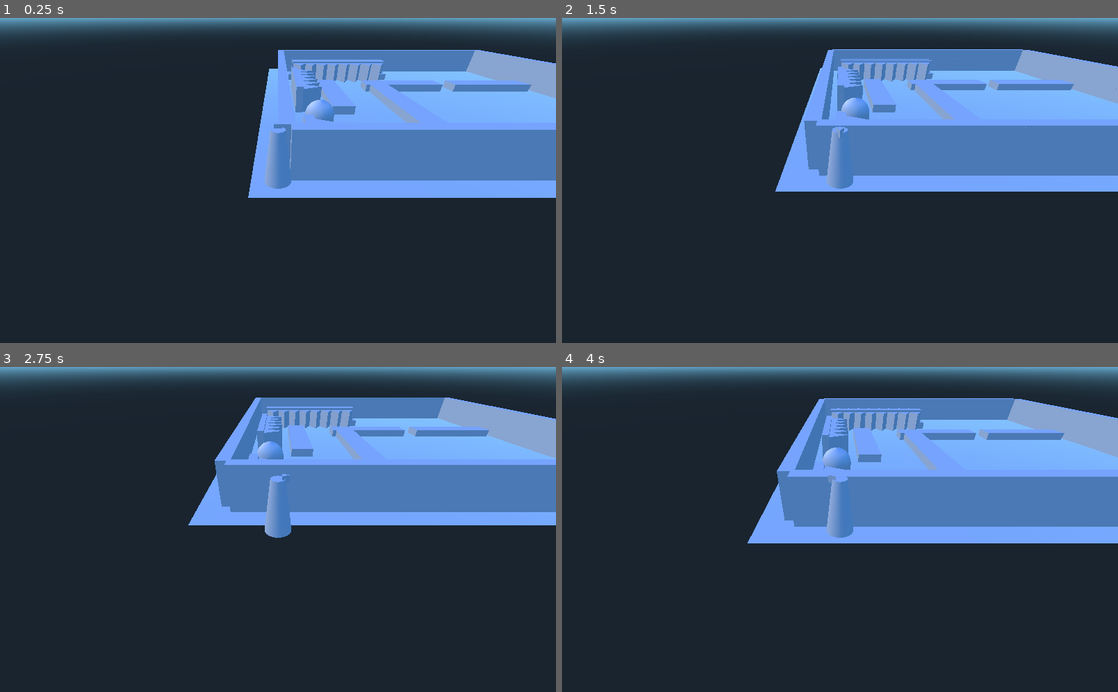
Above: before the commit, frames 1-4 (two rows, left to right).
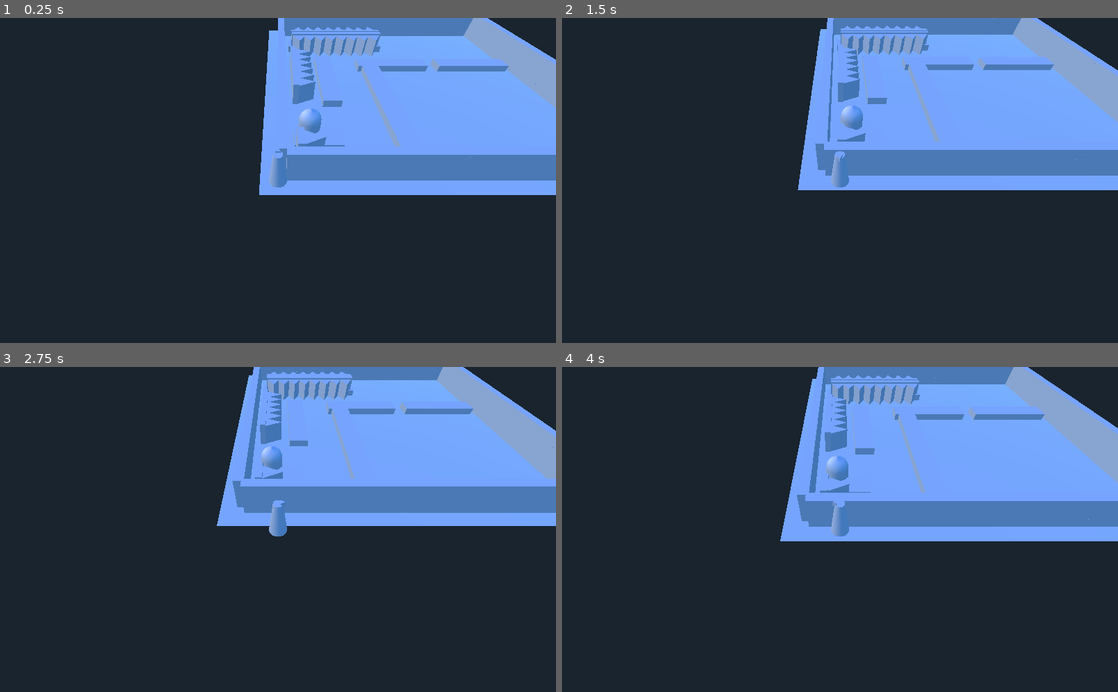
Above: after the commit, the same moments.

Repository: DevinPentecost/ld42
Game: Godot game, scene res://test_scenes/caleb_test.tscn
Same seed, same stepped clock (60 frames per second), same inputs: the game is played once before the commit and once after it. The project has no main scene, so this scene is started directly.
Inputs (mouse positions are in pixels of both pictures, inside the frame that each line leads up to):
- Up to frame 1 (0.25 s): no input
- Up to frame 2 (1.5 s): tap Enter at 0.5 s; move the mouse to (962, 164) at 0.52 s; hold D (player_move_right) 0.53-1.28 s; tap Space (player_action) at 0.6, 1.35 s; click (962, 164) at 0.67 s; move the mouse to (728, 196) at 1.27 s; hold S (player_move_down) from 1.28 s (still down)
- Up to frame 3 (2.75 s): move the mouse to (333, 458) at 2.02 s; release S (player_move_down) at 2.03 s; hold D (player_move_right) from 2.03 s (still down); tap Space (player_action) at 2.1 s
- Up to frame 4 (4 s): move the mouse to (812, 594) at 2.77 s; release D (player_move_right) at 2.78 s; hold W (player_move_up) 2.78-3.53 s; tap Space (player_action) at 2.85, 3.6 s; click (812, 594) at 2.92 s; move the mouse to (1006, 578) at 3.52 s; hold A (player_move_left) from 3.53 s (still down)

The runs differ from the first frame. In frame 1, 16% of the frame differs, in the area x 0-100%, y 0-56%; in frame 2, 17%; in frame 3, 17%; in frame 4, 18%, in the area x 0-100%, y 0-55%.

Commit message:
Updated camera position a bit

Diff:
--- a/project/objects/game/Camera.tscn
+++ b/project/objects/game/Camera.tscn
@@ -2,9 +2,9 @@
 
 [ext_resource path="res://objects/game/PlayerFollowCamera.gd" type="Script" id=1]
 
-[node name="Camera" type="Camera" index="0"]
+[node name="Camera" type="Camera"]
 
-transform = Transform( -4.37114e-08, 0.422618, -0.906308, 0, 0.906308, 0.422618, 1, 1.84732e-08, -3.9616e-08, -7, 5, 0 )
+transform = Transform( -4.37114e-008, 0.642788, -0.766045, 0, 0.766045, 0.642788, 1, 2.80971e-008, -3.34849e-008, -8, 10, 0 )
 keep_aspect = 1
 cull_mask = 1048575
 environment = null
